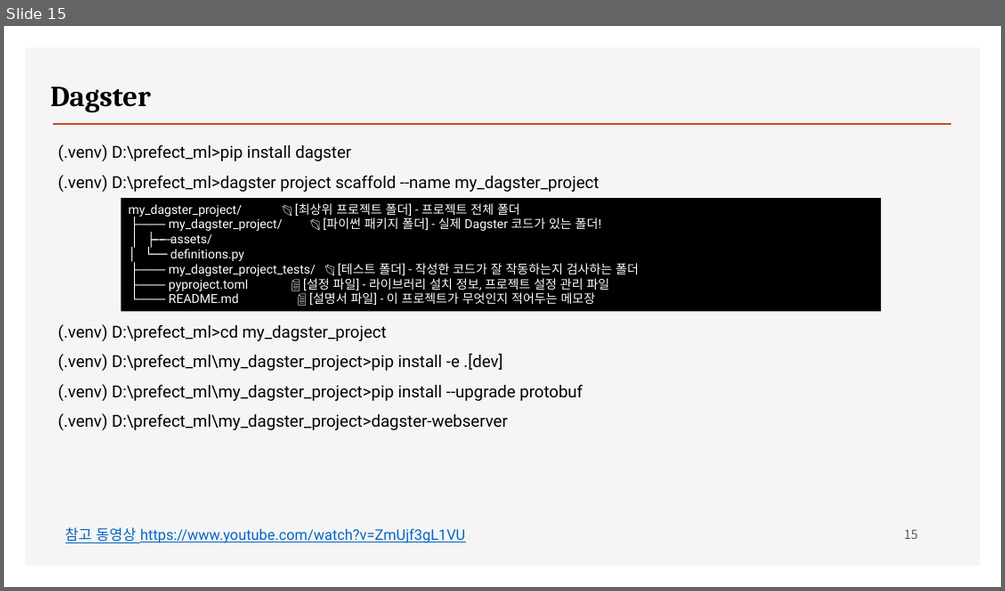
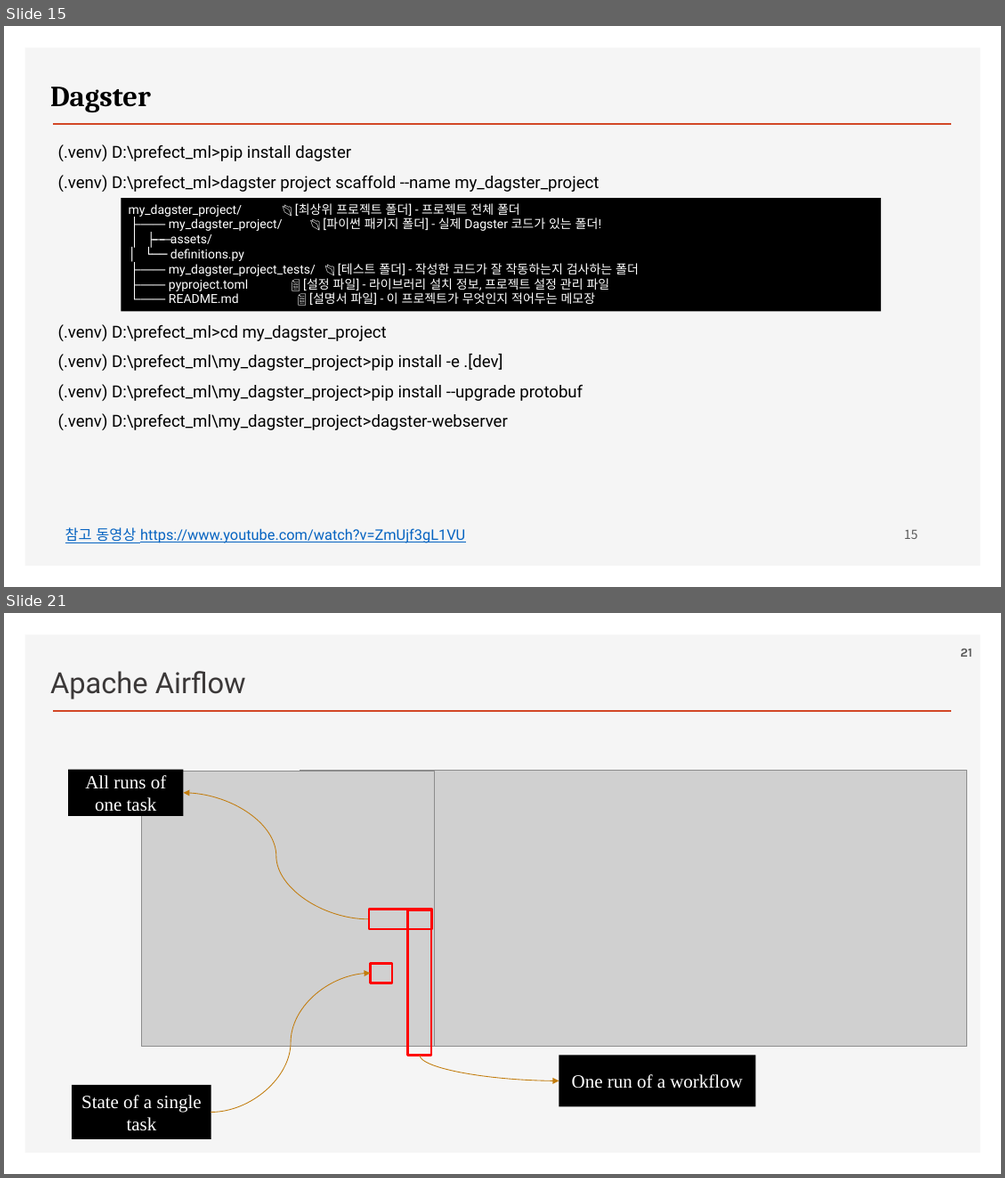
Before and after one commit to ancestor9/2026_Fall_AI-Workflow, a slide deck: PPTs/02_workflow orchestration framework.pptx. Shown one above the other, each under a label of ours: slide 15 before the commit, slides 15 and 21 after it; the slides between them are not shown. The pictures are 1005x591 and 1005x1178 pixels, drawn with LibreOffice and Linux fonts; fonts in the diff are those of the drawing; grey boxes stand for pictures; background and template pictures are left out. Boxes give left, top, right and bottom in pixels: in the first picture for what was removed or moved away, otherwise in the second. Text is boxed around its words. In the diff, an @@ line names an element or a change of style, - is before the commit and + after.

```diff
--- a/PPTs/02_workflow orchestration framework.pptx
+++ b/PPTs/02_workflow orchestration framework.pptx
@@ slide 21 added at [4,613,1001,1174], background #FFFFFF; not listed: 2 template elements that a slide beside it also shows @@
@@ page number added at [960,649,971,657], 12 pt, text #595959, bold @@
+21
@@ text added at [50,671,246,699], 28 pt, text #3B3838 @@
+Apache Airflow
@@ rectangle added at [68,770,184,816], fill #000000, 18 pt, text #FFFFFF @@
+All runs of one task
@@ picture added at [142,771,435,1046] @@
@@ picture added at [299,770,966,1046] @@
@@ curved arrow added from (369, 919) to (184, 793), #C27C0D 0.75 pt @@
@@ rectangle added at [369,909,432,929], outline #FF0000 2.25 pt @@
@@ rectangle added at [408,910,431,1055], outline #FF0000 2.25 pt @@
@@ curved arrow added from (211, 1111) to (371, 973), #C27C0D 0.75 pt @@
@@ rectangle added at [371,963,392,982], outline #FF0000 2.25 pt @@
@@ curved arrow added from (420, 1055) to (558, 1080), #C27C0D 0.75 pt @@
@@ rectangle added at [558,1055,755,1107], fill #000000, 18 pt, text #FFFFFF @@
+One run of a workflow
@@ rectangle added at [72,1085,211,1140], fill #000000, 18 pt, text #FFFFFF @@
+State of a single task
```
Also in this commit, not shown: 1 slide changed, 18 other slides added.
